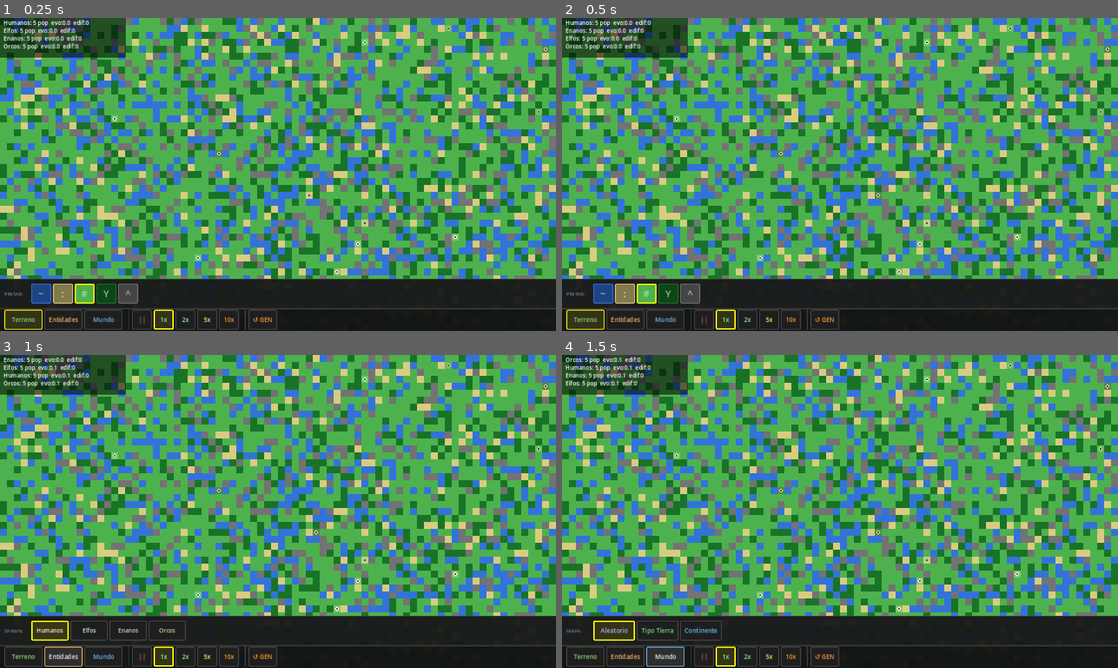
Above: before the commit, frames 1-4 (two rows, left to right).
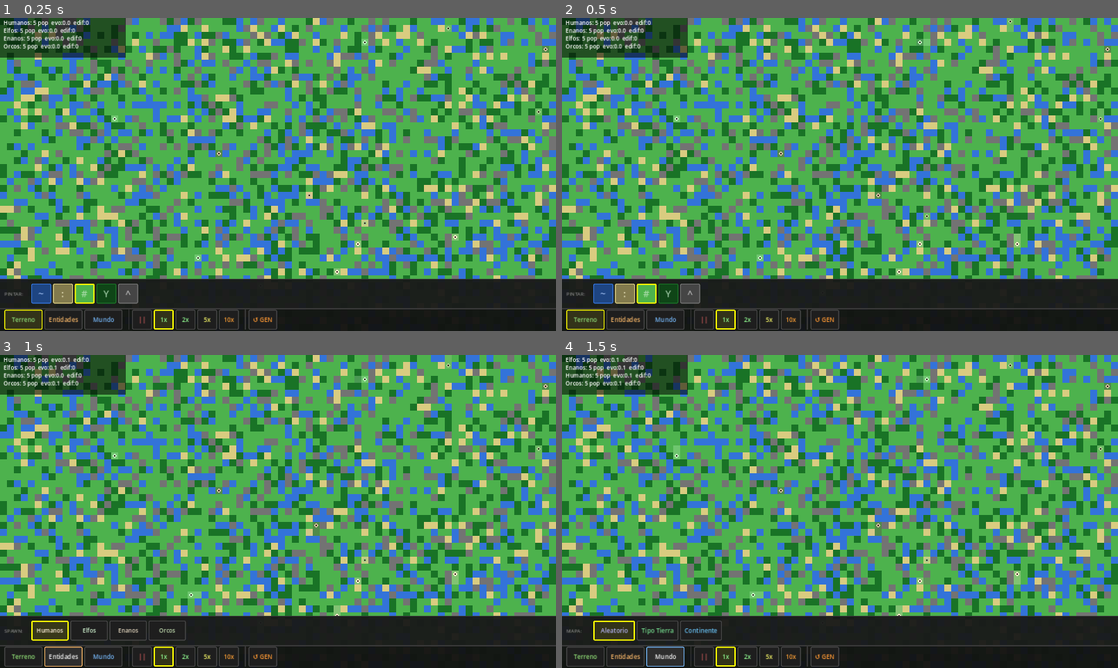
Above: after the commit, the same moments.

Repository: scastorina/civilizatio
Game: Godot game, scene res://scenes/Main.tscn
Same seed, same stepped clock (60 frames per second), same inputs: the game is played once before the commit and once after it.
Inputs:
- Up to frame 1 (0.25 s): no input
- Up to frame 2 (0.5 s): no input
- Up to frame 3 (1 s): click "Entidades" at 0.5 s
- Up to frame 4 (1.5 s): click "Mundo" at 1.25 s

Frame 1 is identical in both runs. In frame 2, 0.2% of the frame differs, in the area x 63-98%, y 0-74%; in frame 3, 0.5%; in frame 4, 0.9%, in the area x 0-98%, y 0-84%.

Commit message:
Fix entities freezing on owned tiles with structures
Structure score bonus was applied to Vector2i.ZERO (stay-in-place),
making the current tile always win. Exclude ZERO direction from the
bonus so entities keep moving toward structures instead of freezing.

Co-Authored-By: Claude Sonnet 4.6 <noreply@anthropic.com>

Diff:
--- a/scripts/Human.gd
+++ b/scripts/Human.gd
@@ -48,7 +48,7 @@
 		var biome := grid.get_biome(next)
 		if preferred_biomes.has(biome):
 			score += 2
-		if grid.get_owner(next) == species_name:
+		if dir != Vector2i.ZERO and grid.get_owner(next) == species_name:
 			score += 1
 			match grid.get_structure(next):
 				"village": score += 1
